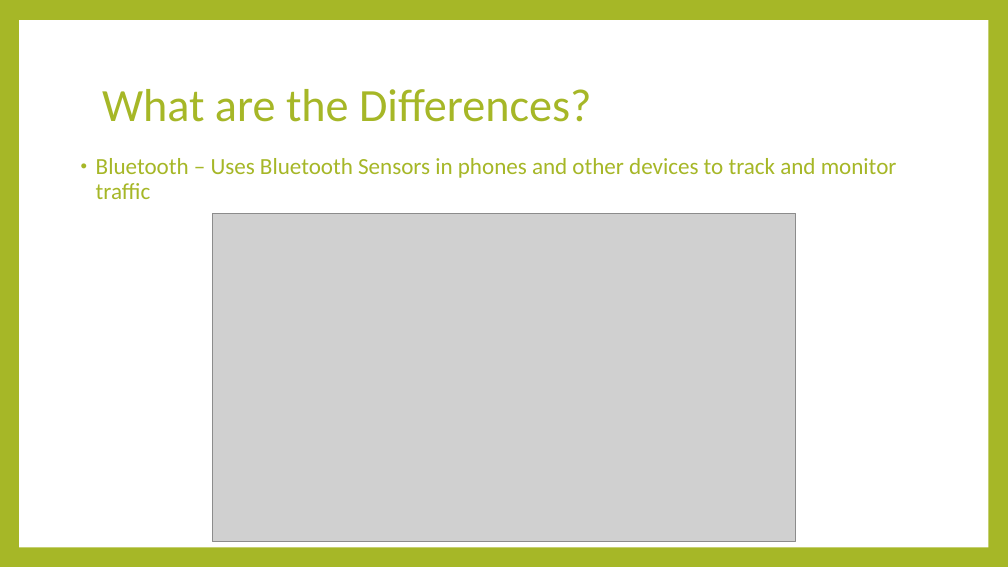
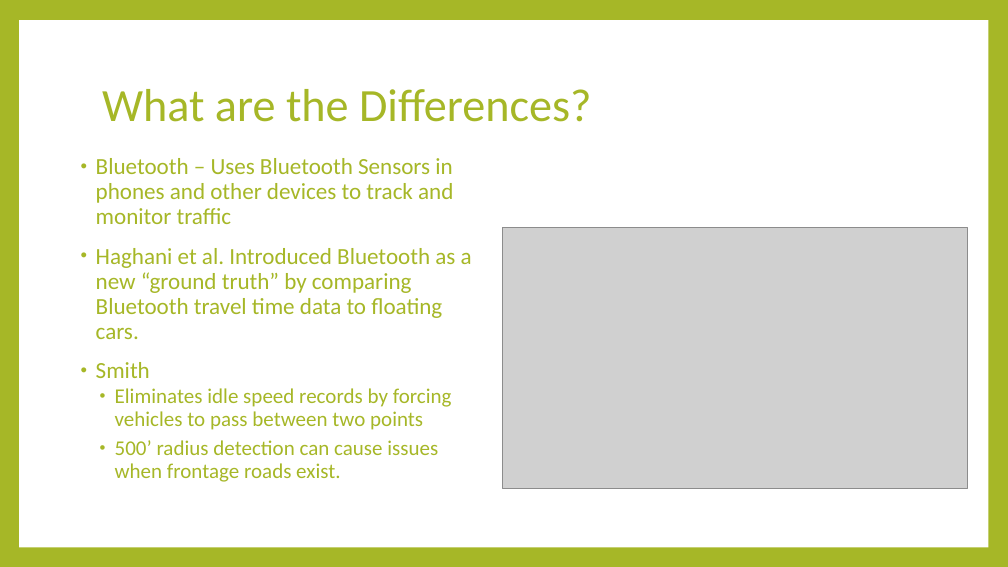
Before and after one commit to jdbr223/ce599-s17, a slide deck: slide 6 of CE599_JB_Project/A Comparative Study of GPS and Bluetooth Speed Data ALong Man O War Boulevard.pptx (slide 3 before the commit). Drawn at 1008x567 pixels with LibreOffice and Linux fonts; fonts in the diff are those of the drawing; grey boxes stand for pictures. Boxes give left, top, right and bottom in pixels: in the first picture for what was removed or moved away, otherwise in the second. Text is boxed around its words. In the diff, an @@ line names an element or a change of style, - is before the commit and + after.

```diff
--- a/CE599_JB_Project/A Comparative Study of GPS and Bluetooth Speed Data ALong Man O War Boulevard.pptx
+++ b/CE599_JB_Project/A Comparative Study of GPS and Bluetooth Speed Data ALong Man O War Boulevard.pptx
@@ picture: place and size @@
-picture at bbox=[212, 213, 796, 541]
+picture at bbox=[503, 228, 967, 489]
@@ text at bbox=[96, 248, 472, 482]: paragraphs added @@
+• Haghani et al. Introduced Bluetooth as a new “ground truth” by comparing Bluetooth travel time data to floating cars.
+• Smith
+  • Eliminates idle speed records by forcing vehicles to pass between two points
+  • 500’ radius detection can cause issues when frontage roads exist.
```
Also in this commit, not shown: 9 other slides changed, 2 slides added, 1 slide removed.
